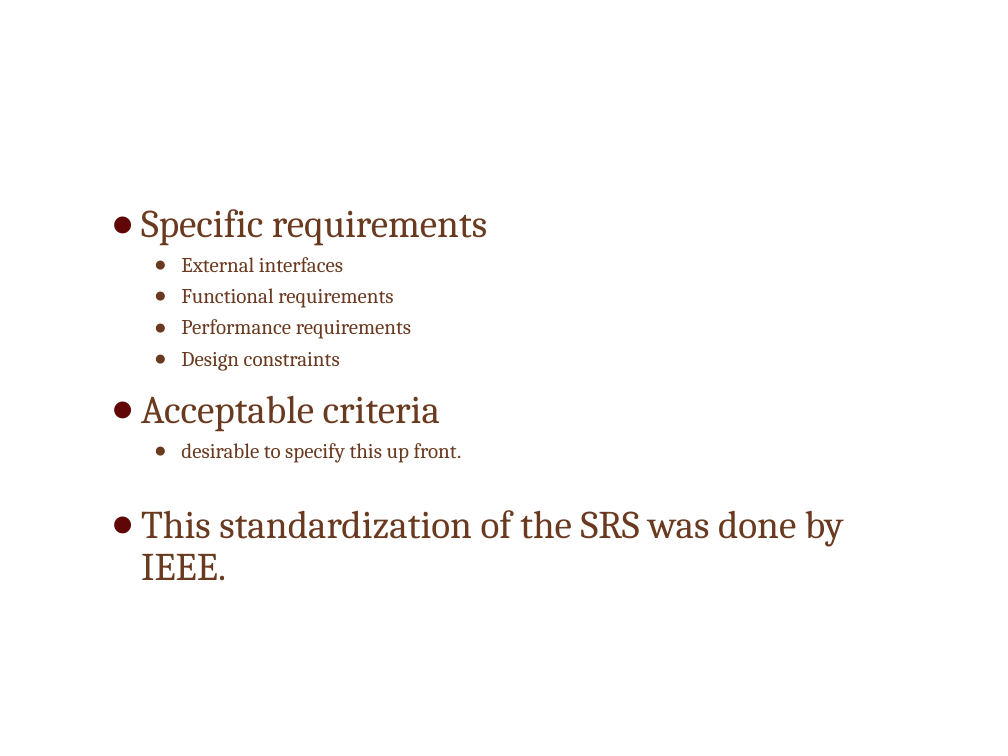
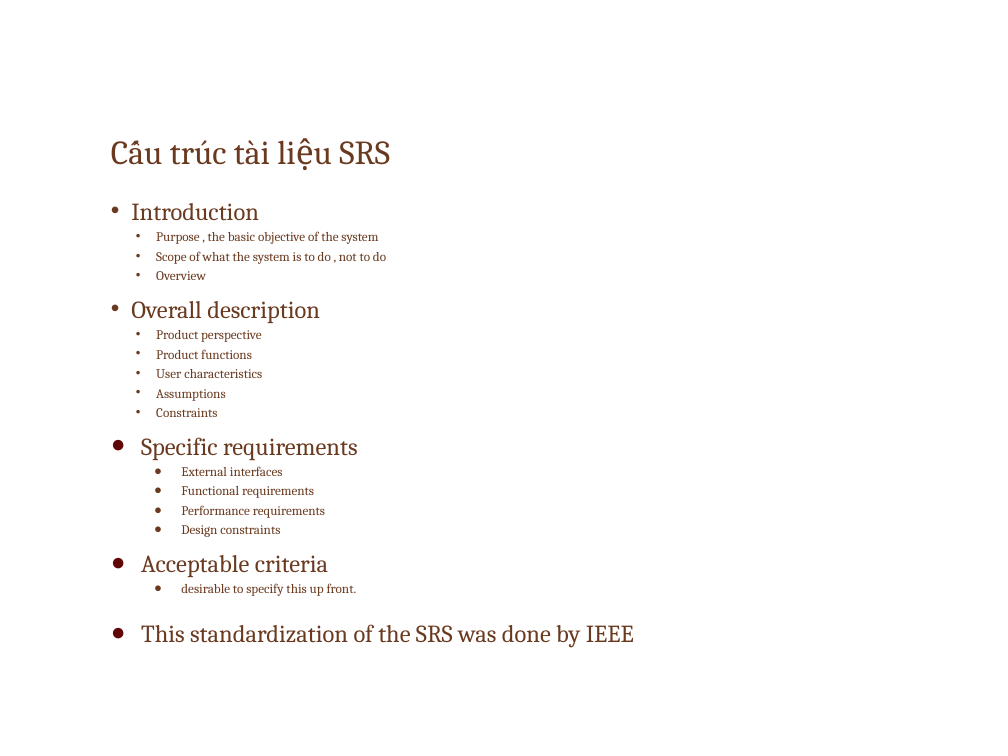
Before and after one commit to ChrisJamison/seminar_cnpm, a slide deck: slide 33 of Seminar/Software Requirement.pptx (slide 27 before the commit). Drawn at 1008x756 pixels with LibreOffice and Linux fonts; fonts in the diff are those of the drawing; background and template pictures are left out. Boxes give left, top, right and bottom in pixels: in the first picture for what was removed or moved away, otherwise in the second. Text is boxed around its words. In the diff, an @@ line names an element or a change of style, - is before the commit and + after.

```diff
--- a/Seminar/Software Requirement.pptx
+++ b/Seminar/Software Requirement.pptx
@@ title added at (170,140,390,165), 24 pt, text #6A3A20 @@
+Cấu trúc tài liệu SRS
@@ text at (131,203,386,417): paragraphs added @@
+• Introduction
+  • Purpose , the basic objective of the system
+  • Scope of what the system is to do , not to do
+  • Overview
+• Overall description
+  • Product perspective
+  • Product functions
+  • User characteristics
+  • Assumptions
+  • Constraints
@@ text at (141,437,358,596): size 28 to 17.5 pt in "Specific requirements", "Acceptable criteria"; size 15 to 9.4 pt in "External interfaces", "Functional requirements", "Performance requirements", "Design constraints" and 1 more places; line spacing 0.9 to 0.7 @@
@@ text at (141,624,634,648): text changed; size 28 to 17.5 pt @@
-● This standardization of the SRS was done by IEEE.
+● This standardization of the SRS was done by IEEE
```
Also in this commit, not shown: 4 other slides changed, 8 slides added, 2 slides removed.
